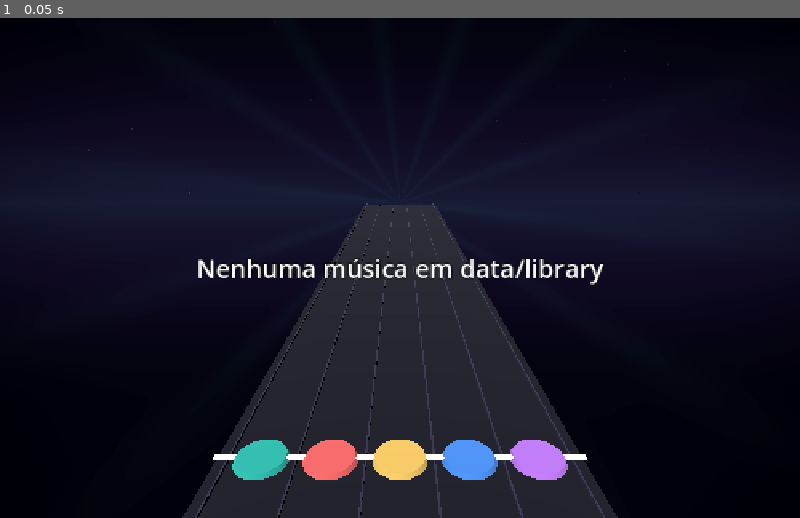
Above: before the commit, frame 1.
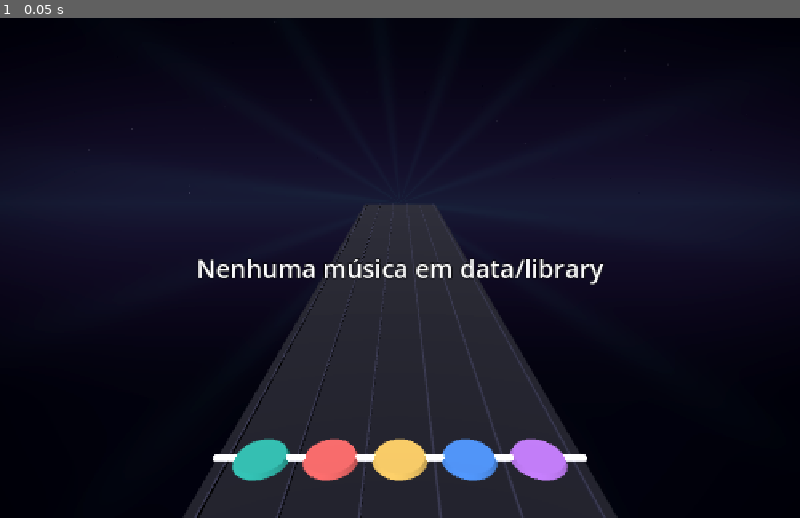
Above: after the commit, the same moment.

Repository: luisboch/palheta-e-baqueta
Game: Godot game, scene res://game/play.tscn
Two runs of this game, one before a commit and one after it. Both use one fixed random seed, a clock stepped at 60 frames per second and the inputs below. This scene is started directly instead of the project's main scene. Sound files missing from this copy of the repository are replaced by a short silence.
Inputs:
- Up to frame 1 (0.05 s): no input

The runs differ from the first frame. In frame 1, 0.5% of the frame differs, in the area x 24-74%, y 37-100%.

Commit message:
fix: linha do meio da bateria some no fundo da pista (MSAA 4× no 3D)
Co-Authored-By: Claude Opus 5.5 <noreply@anthropic.com>

Diff:
--- a/godot/game/play.gd
+++ b/godot/game/play.gd
@@ -189,6 +189,9 @@
 		var view := SubViewport.new()
 		view.world_3d = get_viewport().world_3d
 		view.transparent_bg = true
+		# A SubViewport não herda o MSAA do projeto: sem ele as linhas finas da pista somem
+		# no fundo (a do meio, reta para a câmera, some primeiro).
+		view.msaa_3d = get_viewport().msaa_3d
 		view.handle_input_locally = false
 		box.add_child(view)
 		row.add_child(box)
--- a/godot/project.godot
+++ b/godot/project.godot
@@ -27,3 +27,7 @@
 [editor_plugins]
 
 enabled=PackedStringArray("res://addons/gdUnit4/plugin.cfg")
+
+[rendering]
+
+anti_aliasing/quality/msaa_3d=2
Not shown, changed: docs/pitfalls.md
Not shown, changed: docs/roadmap.md
